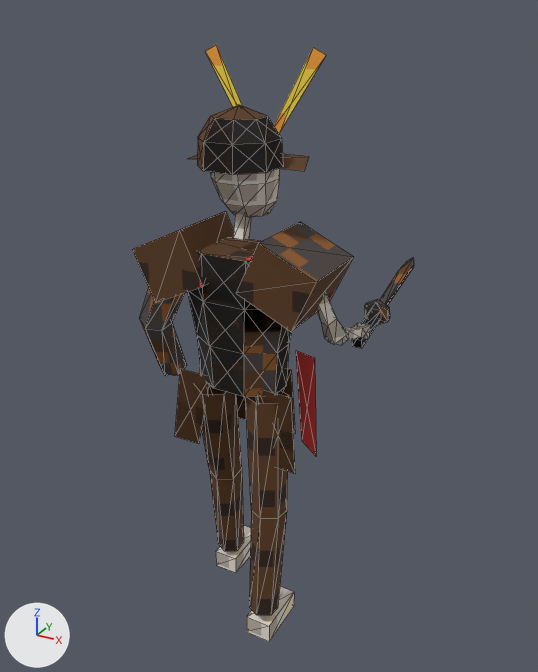
An edit to the glTF model apps/client/public/assets/nem_nonmorto.glb, drawn before and after from the same camera.
Both versions are drawn from a camera (50 mm lens) standing at (1.13, -1.87, 2.02) and looking at (-0.07, 0.3, 0.93). The axes (+X, +Y, +Z) are drawn at lower left. The lights are the same throughout. The picture after the commit comes second. Mesh edges are drawn as thin lines. Vertices at exactly the same position are counted once.

Objects in the first picture: 'nem_nonmorto'.
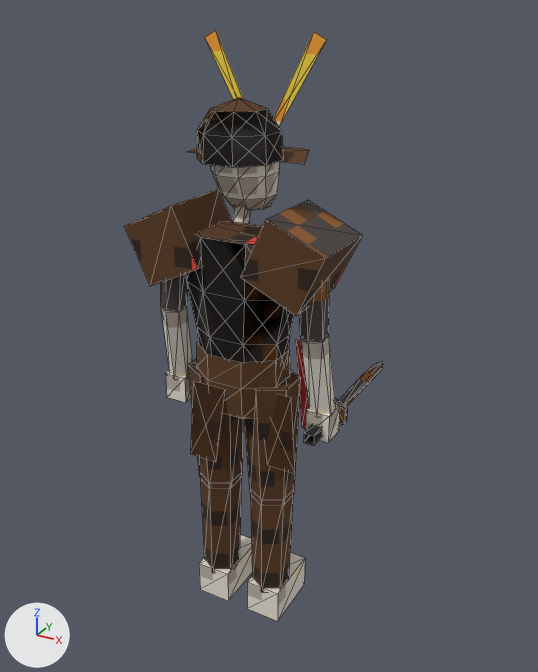
Pixel boxes [x1, y1, x2, y2] of what changed, in the pictures (538 x 672 px; the box of a moved part takes in the faces that stretch with it):
'nem_nonmorto', reshaped, moved, rescaled (8% narrower): before [132, 45, 414, 641]; after [124, 30, 383, 621]
part 1 of me_nem_nonmorto, moved or reshaped: before [216, 525, 251, 573]; after [199, 535, 252, 601]
part 2 of me_nem_nonmorto, moved or reshaped (not visible afterwards): before [280, 369, 295, 434]
part 3 of me_nem_nonmorto, moved or reshaped: before [247, 586, 294, 641]; after [247, 553, 305, 621]
part 4 of me_nem_nonmorto, moved or reshaped: before [188, 237, 292, 397]; after [186, 222, 294, 363]
part 5 of me_nem_nonmorto, moved or reshaped: before [132, 211, 234, 303]; after [124, 189, 232, 286]
part 6 of me_nem_nonmorto, added: after [165, 371, 191, 403]
part 7 of me_nem_nonmorto, moved or reshaped: before [236, 222, 354, 332]; after [241, 200, 362, 316]
part 8 of me_nem_nonmorto, added: after [305, 405, 340, 443]
part 9 of me_nem_nonmorto, moved or reshaped: before [352, 309, 381, 348]; after [304, 425, 322, 446]
part 10 of me_nem_nonmorto, moved or reshaped: before [365, 299, 390, 325]; after [335, 398, 347, 425]
part 11 of me_nem_nonmorto, moved or reshaped: before [380, 257, 414, 305]; after [339, 361, 383, 407]
part 12 of me_nem_nonmorto, moved or reshaped: before [210, 168, 280, 217]; after [210, 161, 280, 210]
part 13 of me_nem_nonmorto, moved or reshaped: before [197, 105, 283, 175]; after [197, 97, 283, 167]
part 14 of me_nem_nonmorto, moved or reshaped: before [205, 45, 242, 107]; after [205, 30, 243, 99]
part 15 of me_nem_nonmorto, moved or reshaped: before [274, 47, 326, 133]; after [274, 31, 326, 126]
part 16 of me_nem_nonmorto, moved or reshaped: before [233, 214, 251, 240]; after [233, 206, 250, 224]
part 17 of me_nem_nonmorto, deleted (brown): before [139, 154, 371, 615]
part 18 of me_nem_nonmorto, added: after [161, 274, 336, 592]
part 19 of me_nem_nonmorto, added: after [187, 147, 309, 164]

Diff of the bpy script that builds the scene:
```diff
--- a/apps/client/public/assets/nem_nonmorto.glb.py
+++ b/apps/client/public/assets/nem_nonmorto.glb.py
@@ me_nem_nonmorto @@
 # used by ob_nem_nonmorto; location = (-0.035, 0.343, 0.96); scale = (0.96, 0.96, 0.96)
-me_nem_nonmorto.from_pydata(...)  # 328 vertices, 550 faces; spans x -0.37..0.37, y -0.53..0.53, z -1.0..1.0
+me_nem_nonmorto.from_pydata(...)  # 374 vertices, 632 faces; spans x -0.34..0.34, y -0.14..0.57, z 0.0..1.96
+# me_nem_nonmorto part 1: the loose piece of 8 vertices spanning x -0.16..-0.06, y -0.27..-0.08, z -1.0..-0.93 is scaled about its middle by (1.34, 1.09, 1.73), then moved by (0.01, 0.22, 1.03)
+# me_nem_nonmorto part 2: the loose piece of 4 vertices spanning x 0.03..0.16, y -0.24..-0.21, z -0.31..-0.04 is moved by (-0.04, 0.35, 0.97)
+# me_nem_nonmorto part 3: the loose piece of 8 vertices spanning x 0.14..0.23, y -0.52..-0.33, z -1.0..-0.93 is scaled about its middle by (1.34, 1.09, 1.73), then moved by (-0.08, 0.47, 1.03)
+# me_nem_nonmorto part 4: the loose piece of 32 vertices spanning x -0.16..0.23, y -0.47..-0.25, z -0.06..0.41 is scaled about its middle by (0.96, 0.96, 0.979), then moved by (-0.04, 0.36, 0.99)
+# me_nem_nonmorto part 5: the loose piece of 8 vertices spanning x -0.29..-0.02, y -0.49..-0.22, z 0.22..0.48 is moved by (-0.05, 0.36, 1.01)
+# me_nem_nonmorto part 6: the loose piece of 8 vertices spanning x -0.16..-0.06, y -0.27..-0.08, z -1.0..-0.93 is copied, and the copy is scaled about its middle by (0.86, 0.407, 1.31), then moved by (-0.16, 0.21, 1.77); it spans x -0.31..-0.23, y 0.0..0.08, z 0.76..0.85
+# me_nem_nonmorto part 7: the loose piece of 8 vertices spanning x 0.1..0.36, y -0.49..-0.22, z 0.22..0.48 is moved by (-0.02, 0.36, 1.01)
+# me_nem_nonmorto part 8: the loose piece of 8 vertices spanning x 0.14..0.23, y -0.52..-0.33, z -1.0..-0.93 is copied, and the copy is scaled about its middle by (0.86, 0.407, 1.31), then moved by (0.09, 0.46, 1.77); it spans x 0.23..0.31, y 0.0..0.08, z 0.76..0.85
+# me_nem_nonmorto part 9: the loose piece of 8 vertices spanning x 0.3..0.34, y -0.05..0.14, z 0.0..0.08 is turned -15 degrees about the x axis through its middle and scaled by 0.96, then moved by (-0.05, -0.02, 0.75)
+# me_nem_nonmorto part 10: the loose piece of 12 vertices spanning x 0.27..0.36, y 0.13..0.17, z 0.01..0.12 is turned -15 degrees about the x axis through its middle and scaled by 0.96, then moved by (-0.05, -0.02, 0.73)
+# me_nem_nonmorto part 11: the loose piece of 12 vertices spanning x 0.3..0.34, y 0.16..0.53, z 0.06..0.17 is scaled about its middle by (0.961, 1.16, 0.0201), then moved by (-0.05, 0.01, 0.67)
+# me_nem_nonmorto part 12: the loose piece of 41 vertices spanning x -0.06..0.14, y -0.44..-0.22, z 0.51..0.79 is moved by (-0.04, 0.36, 0.95)
+# me_nem_nonmorto part 13: the loose piece of 21 vertices spanning x -0.08..0.16, y -0.48..-0.28, z 0.67..0.84 is moved by (-0.04, 0.36, 0.95)
+# me_nem_nonmorto part 14: the loose piece of 4 vertices spanning x -0.17..0.01, y -0.22..-0.21, z 0.75..1.0 is moved by (-0.03, 0.35, 0.96)
+# me_nem_nonmorto part 15: the loose piece of 4 vertices spanning x 0.07..0.24, y -0.22..-0.21, z 0.75..1.0 is moved by (-0.04, 0.35, 0.96)
+# me_nem_nonmorto part 16: the loose piece of 8 vertices spanning x 0.02..0.05, y -0.38..-0.32, z 0.43..0.54 is scaled about its middle by (0.961, 0.947, 0.75), then moved by (-0.04, 0.36, 0.98)
+# me_nem_nonmorto part 17: 10 loose pieces with 106 vertices, spanning x -0.37..0.37, y -0.53..0.03, z -0.9..0.69, are deleted
+# me_nem_nonmorto part 18: 132 vertices added at x -0.31..0.31, y -0.14..0.2, z 0.11..1.43
+# me_nem_nonmorto part 19: 4 vertices added at x -0.2..0.2, y 0.02..0.13, z 1.62..1.64
+# other edits to the shape of me_nem_nonmorto do not show in these pictures
 me_nem_nonmorto.materials.append(mat_mat_atlas)
@@ ob_nem_nonmorto @@
 ob_nem_nonmorto = bpy.data.objects.new('nem_nonmorto', me_nem_nonmorto)
-ob_nem_nonmorto.location = (-0.035, 0.343, 0.96)
-ob_nem_nonmorto.scale = (0.96, 0.96, 0.96)
+ob_nem_nonmorto.location = (0.0, 0.0, 0.0)
```
